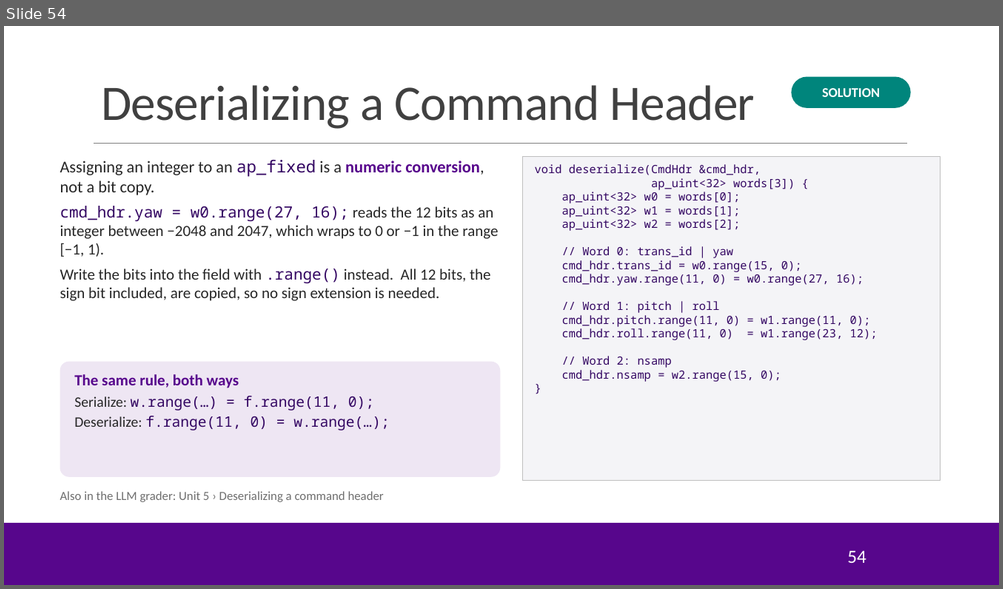
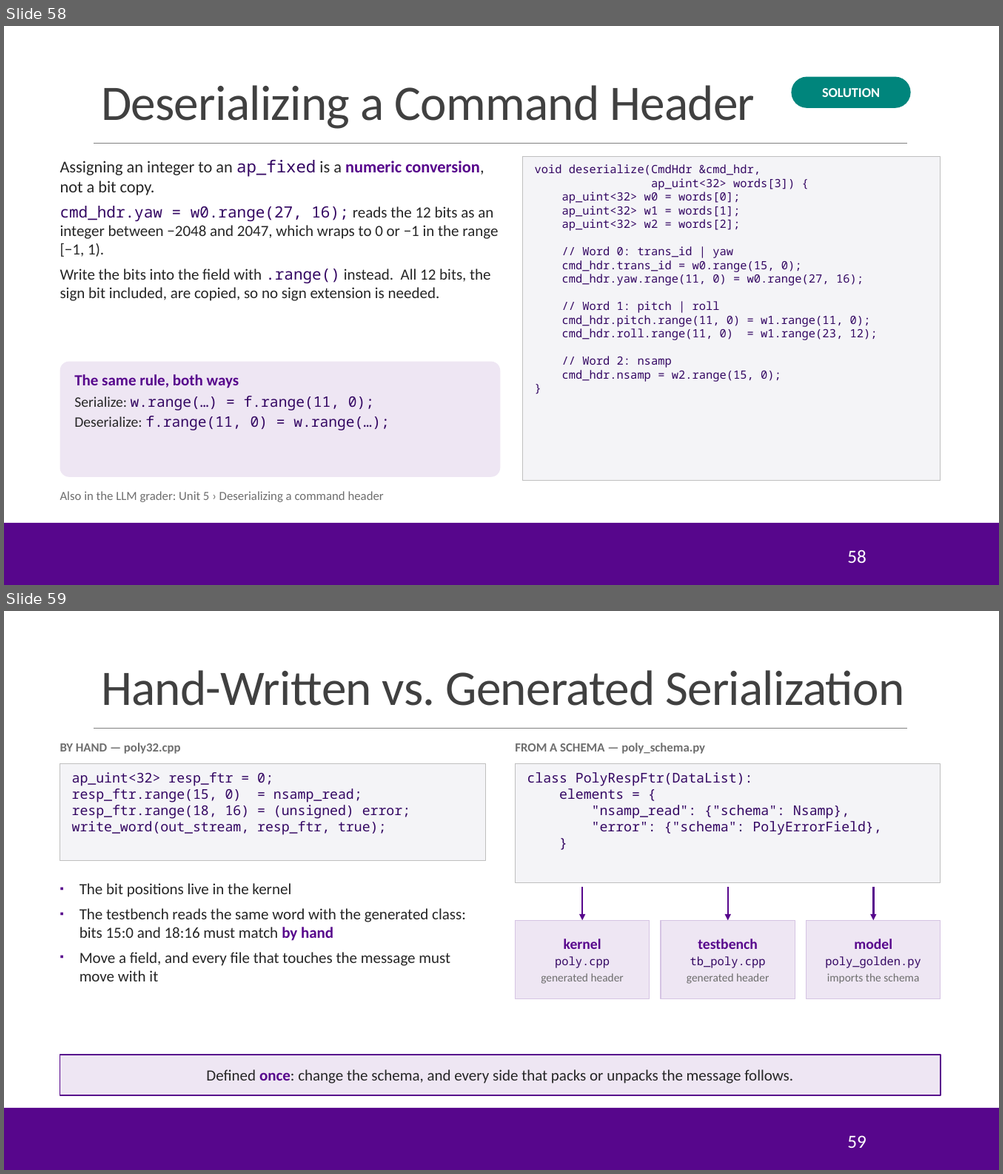
Before and after one commit to sdrangan/hwdesign, a slide deck: units/unit05_fifo/fifo.pptx. Shown one above the other, each under a label of ours: slide 54 before the commit, slides 58 and 59 after it. The pictures are 1003x589 and 1003x1174 pixels, drawn with LibreOffice and Linux fonts; fonts in the diff are those of the drawing; background and template pictures are left out. Boxes give left, top, right and bottom in pixels: in the first picture for what was removed or moved away, otherwise in the second. Text is boxed around its words. In the diff, an @@ line names an element or a change of style, - is before the commit and + after.

```diff
--- a/units/unit05_fifo/fifo.pptx
+++ b/units/unit05_fifo/fifo.pptx
@@ slide 59 added at <box>4,611,999,1170</box>, background #FFFFFF; not listed: 3 template elements that a slide beside it also shows @@
@@ title added at <box>101,670,904,706</box>, 48 pt, text #404040 @@
+Hand-Written vs. Generated Serialization
@@ text added at <box>60,743,181,754</box>, 12 pt, text #6E6E6E, bold @@
+BY HAND — poly32.cpp
@@ text added at <box>515,743,705,754</box>, 12 pt, text #6E6E6E, bold @@
+FROM A SCHEMA — poly_schema.py
@@ rectangle added at <box>60,764,485,861</box>, fill #F4F4F7, outline #BFBFBF 0.75 pt, 13 pt, text #330662 @@
+ap_uint<32> resp_ftr = 0;
+resp_ftr.range(15, 0) = nsamp_read;
+resp_ftr.range(18, 16) = (unsigned) error;
+write_word(out_stream, resp_ftr, true);
@@ rectangle added at <box>515,764,940,883</box>, fill #F4F4F7, outline #BFBFBF 0.75 pt, 13 pt, text #330662 @@
+class PolyRespFtr(DataList):
+elements = {
+"nsamp_read": {"schema": Nsamp},
+"error": {"schema": PolyErrorField},
+}
@@ text added at <box>79,883,466,982</box>, 15 pt, text #262626 @@
+▪ The bit positions live in the kernel
+▪ The testbench reads the same word with the generated class: bits 15:0 and 18:16 must match by hand
+▪ Move a field, and every file that touches the message must move with it
@@ arrow added from (582, 887) to (582, 920), #57068C 1.75 pt @@
@@ arrow added from (728, 887) to (728, 920), #57068C 1.75 pt @@
@@ arrow added from (874, 887) to (874, 920), #57068C 1.75 pt @@
@@ rectangle added at <box>515,920,649,999</box>, fill #EEE6F3, outline #D5C4E3 0.75 pt, 11 pt, text #6E6E6E @@
+kernel
+poly.cpp
+generated header
@@ rectangle added at <box>660,920,795,999</box>, fill #EEE6F3, outline #D5C4E3 0.75 pt, 11 pt, text #6E6E6E @@
+testbench
+tb_poly.cpp
+generated header
@@ rectangle added at <box>806,920,940,999</box>, fill #EEE6F3, outline #D5C4E3 0.75 pt, 11 pt, text #6E6E6E @@
+model
+poly_golden.py
+imports the schema
@@ rectangle added at <box>60,1055,940,1096</box>, fill #EEE6F3, outline #57068C 1.25 pt, 15 pt, text #262626 @@
+Defined once: change the schema, and every side that packs or unpacks the message follows.
@@ page number added at <box>847,1136,866,1148</box>, 18 pt, text #FFFFFF @@
+59
@@ what was slide 54 is now slide 58 @@
@@ page number at <box>847,550,866,564</box>: text changed @@
-54
+58
```
Also in this commit, not shown: 9 slides changed, 8 other slides added, 4 slides removed, 1 other file.
